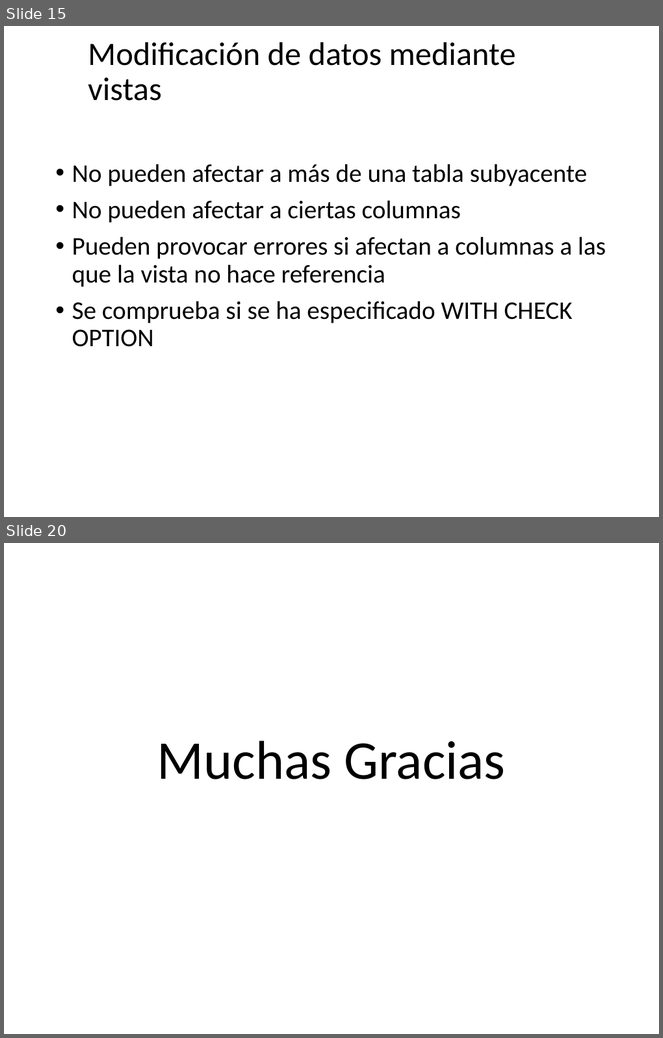
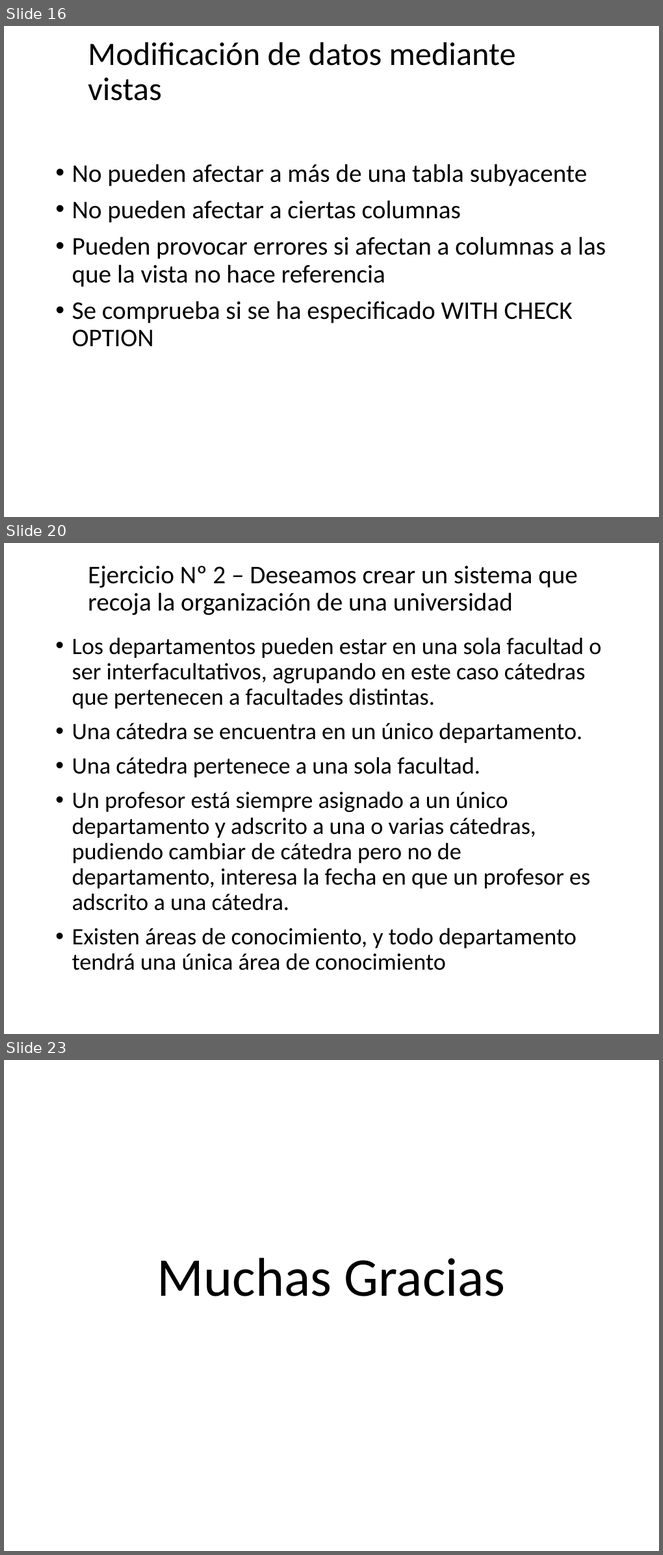
Before and after one commit to debsdaniel/expertodba2021, a slide deck: Presentaciones/Semana 6 - Vistas.pptx. Shown one above the other, each under a label of ours: slides 15 and 20 before the commit, slides 16, 20 and 23 after it; the slides between them are not shown. The pictures are 663x1038 and 663x1555 pixels, drawn with LibreOffice and Linux fonts; fonts in the diff are those of the drawing; background and template pictures are left out. Boxes give left, top, right and bottom in pixels: in the first picture for what was removed or moved away, otherwise in the second. Text is boxed around its words. In the diff, an @@ line names an element or a change of style, - is before the commit and + after.

```diff
--- a/Presentaciones/Semana 6 - Vistas.pptx
+++ b/Presentaciones/Semana 6 - Vistas.pptx
@@ slide 20 added at box(4, 543, 659, 1034), background picture (left out) @@
@@ title added at box(88, 566, 578, 615), 28 pt, text #000000 @@
+Ejercicio Nº 2 – Deseamos crear un sistema que recoja la organización de una universidad
@@ text added at box(72, 637, 601, 971), 25.9 pt, text #000000 @@
+• Los departamentos pueden estar en una sola facultad o ser interfacultativos, agrupando en este caso cátedras que pertenecen a facultades distintas.
+• Una cátedra se encuentra en un único departamento.
+• Una cátedra pertenece a una sola facultad.
+• Un profesor está siempre asignado a un único departamento y adscrito a una o varias cátedras, pudiendo cambiar de cátedra pero no de departamento, interesa la fecha en que un profesor es adscrito a una cátedra.
+• Existen áreas de conocimiento, y todo departamento tendrá una única área de conocimiento
@@ what was slide 15 is now slide 16 @@
@@ what was slide 20 is now slide 23 @@
```
Also in this commit, not shown: 1 slide changed, 7 other slides added, 5 slides removed.
